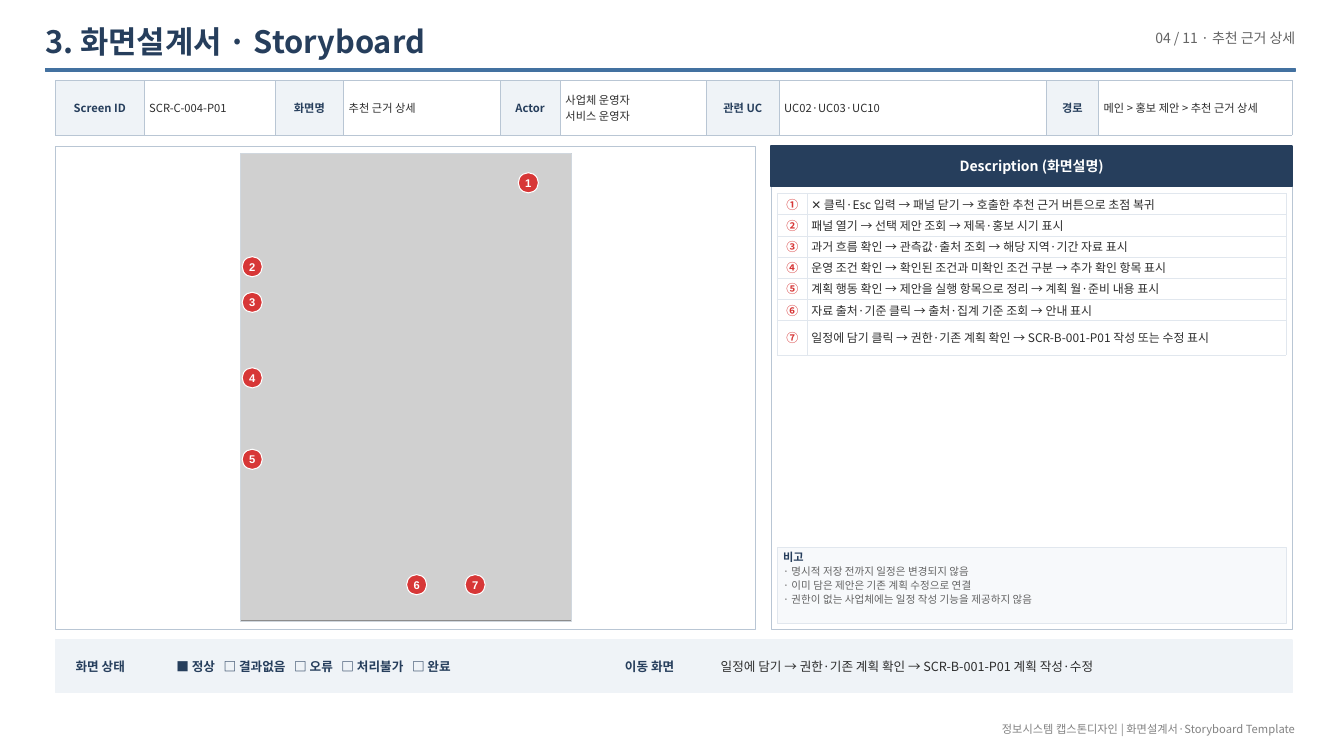
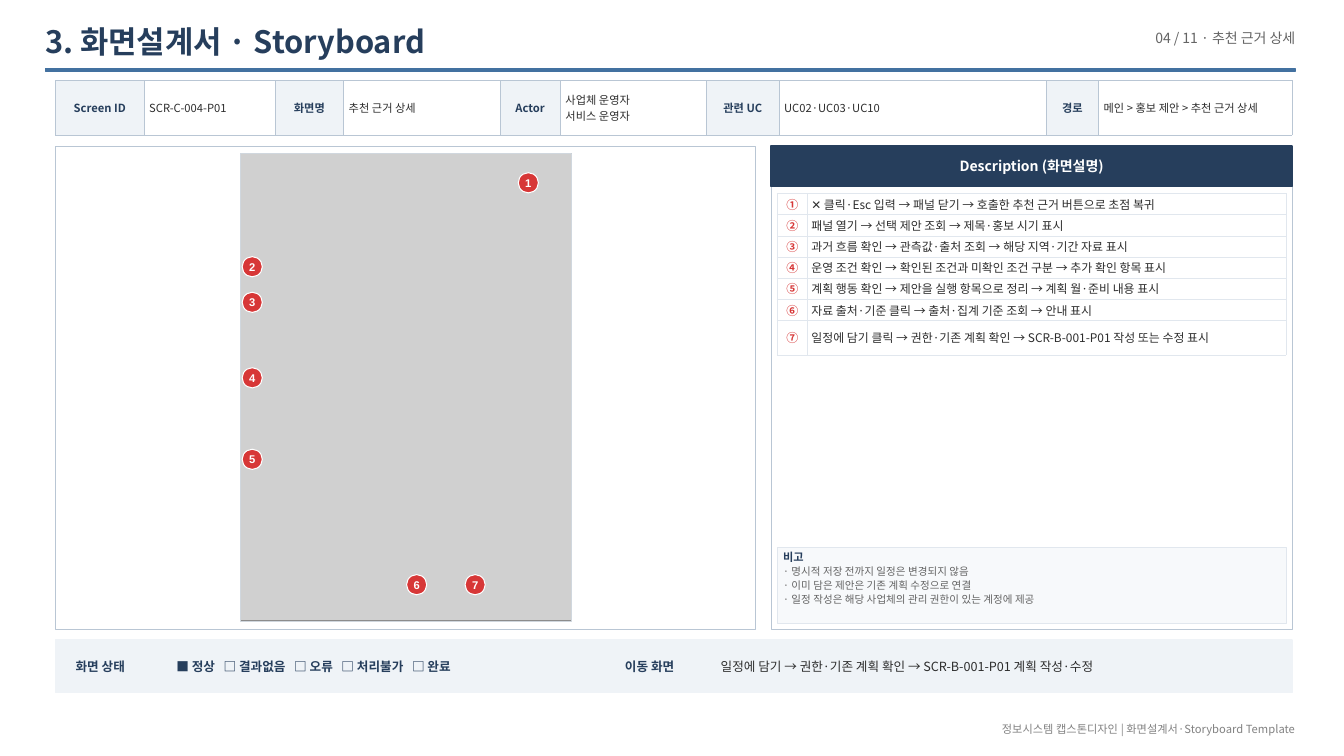
Before and after one commit to LSB-afk/-Information-Systems-Capstone-Design, a slide deck: slide 20 of 00_제출/Red 화면설계서_20261003.pptx. Drawn at 1344x756 pixels with LibreOffice and Linux fonts; fonts in the diff are those of the drawing; grey boxes stand for pictures. Boxes give left, top, right and bottom in pixels: in the first picture for what was removed or moved away, otherwise in the second. Text is boxed around its words. In the diff, an @@ line names an element or a change of style, - is before the commit and + after.

```diff
--- a/00_제출/Red 화면설계서_20261003.pptx
+++ b/00_제출/Red 화면설계서_20261003.pptx
@@ text at [791, 594, 1034, 604]: text changed @@
-· 권한이 없는 사업체에는 일정 작성 기능을 제공하지 않음
+· 일정 작성은 해당 사업체의 관리 권한이 있는 계정에 제공
```
Also in this commit, not shown: 27 other slides changed, 7 other files.
